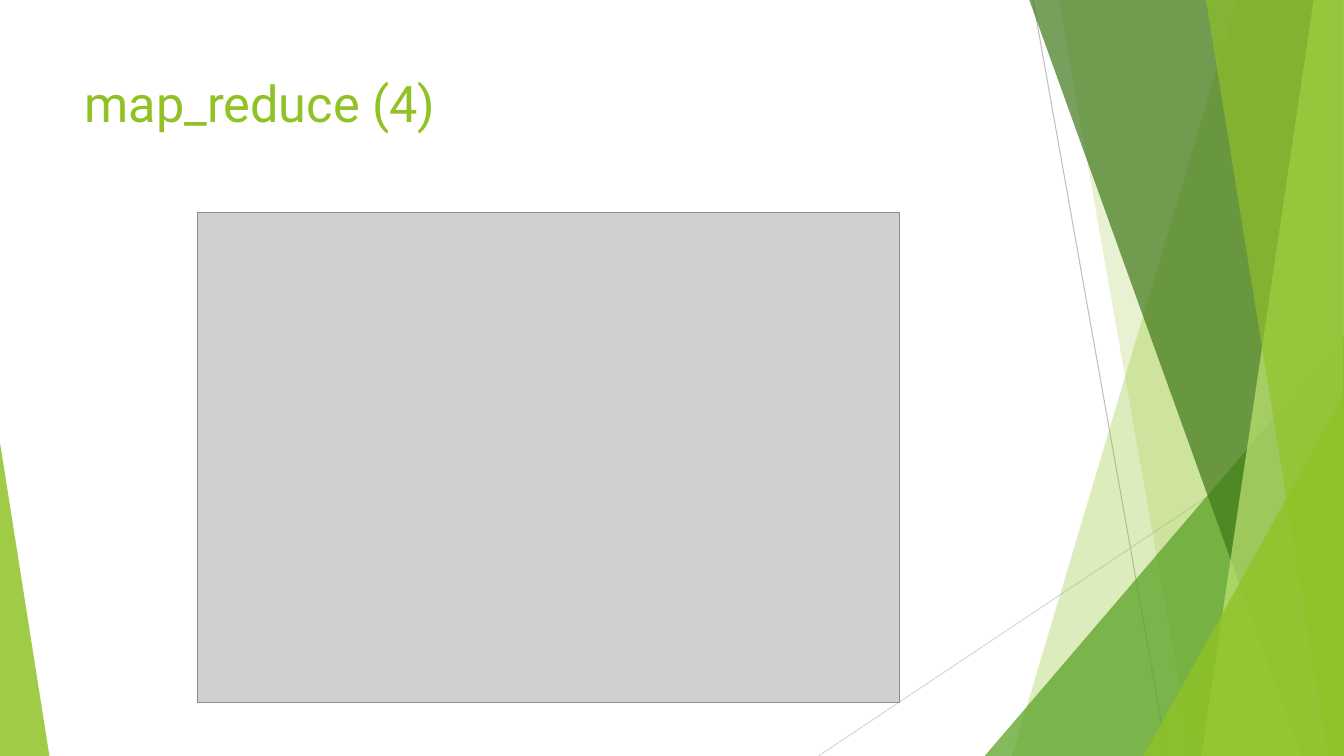
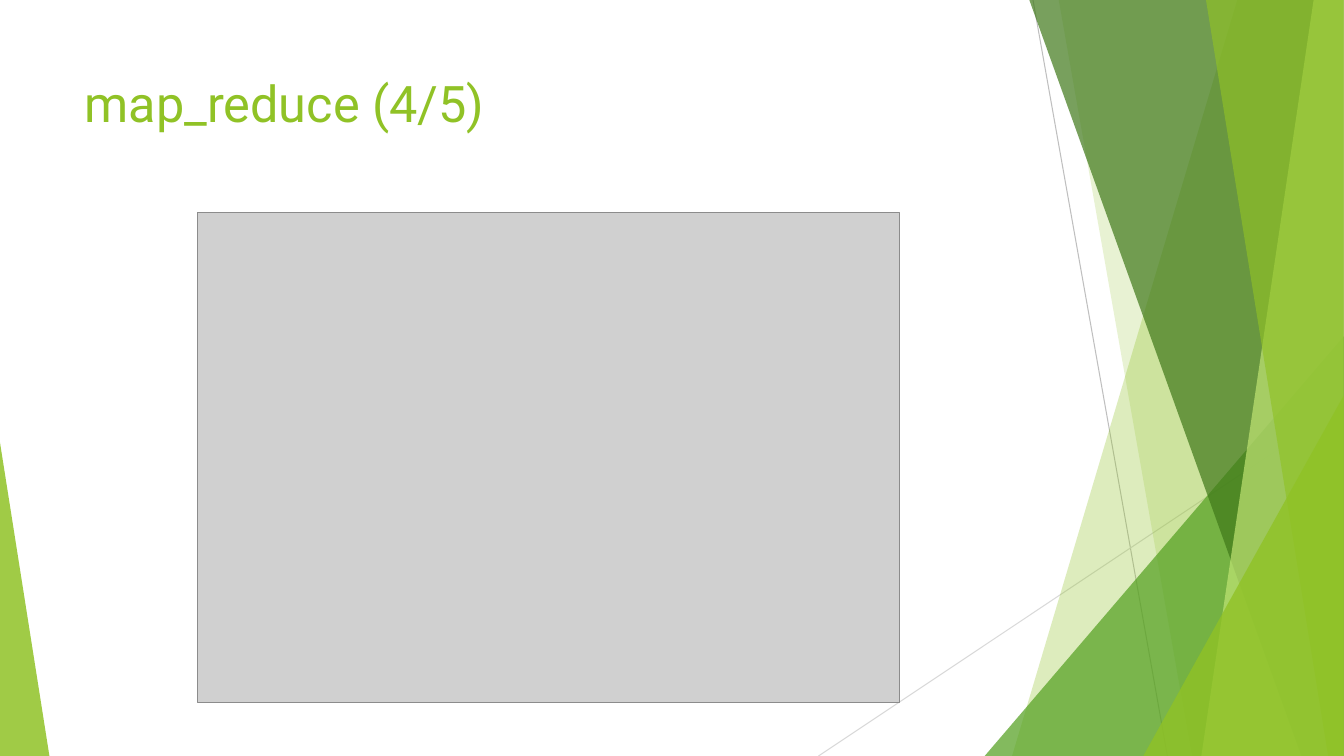
Before and after one commit to lucaMari94/mongodb-sentiment-analysis, a slide deck: slide 29 of silde/slide.pptx. Drawn at 1344x756 pixels with LibreOffice and Linux fonts; fonts in the diff are those of the drawing; grey boxes stand for pictures. Boxes give left, top, right and bottom in pixels: in the first picture for what was removed or moved away, otherwise in the second. Text is boxed around its words. In the diff, an @@ line names an element or a change of style, - is before the commit and + after.

```diff
--- a/silde/slide.pptx
+++ b/silde/slide.pptx
@@ title at (85, 82, 484, 134): text changed @@
-map_reduce (4)
+map_reduce (4/5)
```
Also in this commit, not shown: 15 other slides changed, 1 slide added, 1 other file.
